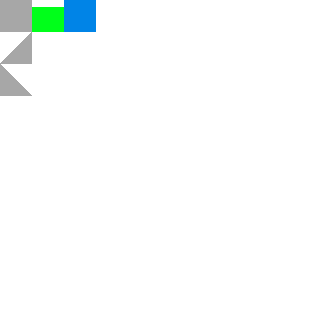
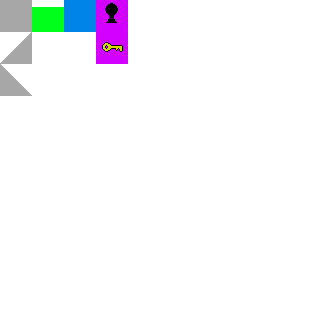
Layers edited between the first and the second 320px x 320px image:
renamed "Layer 3(pasted)" to "Layer 4(pasted)", painted on it over [96, 0, 128, 64]
painted on "Layer 1" over [96, 0, 128, 64]
